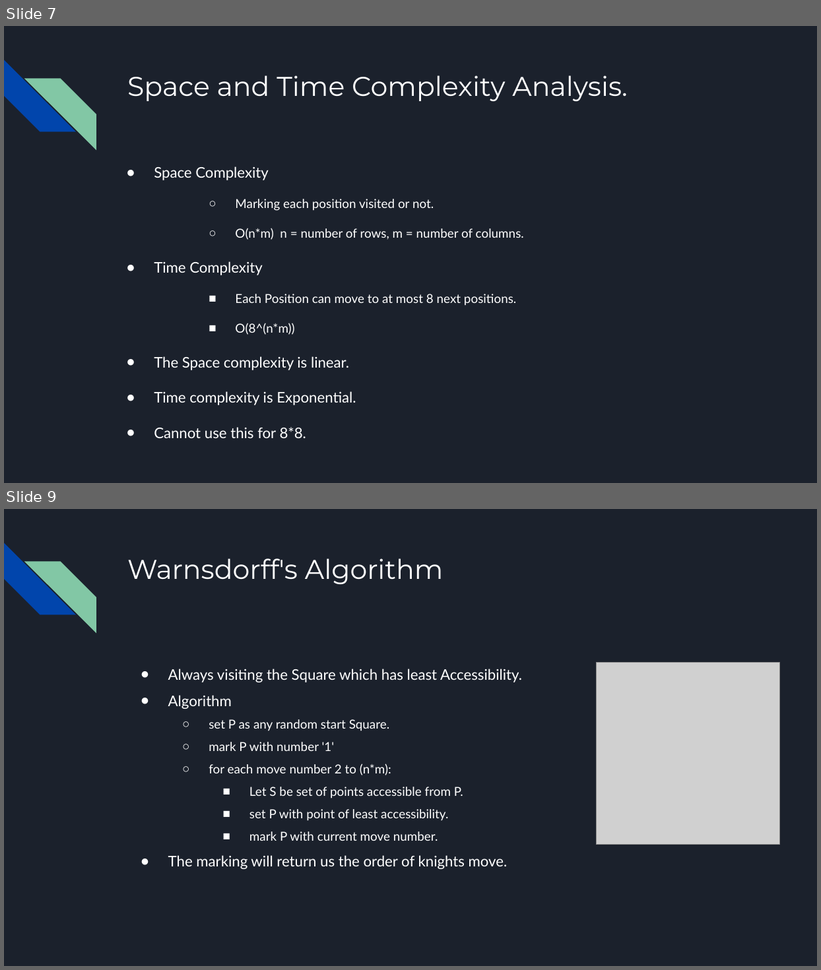
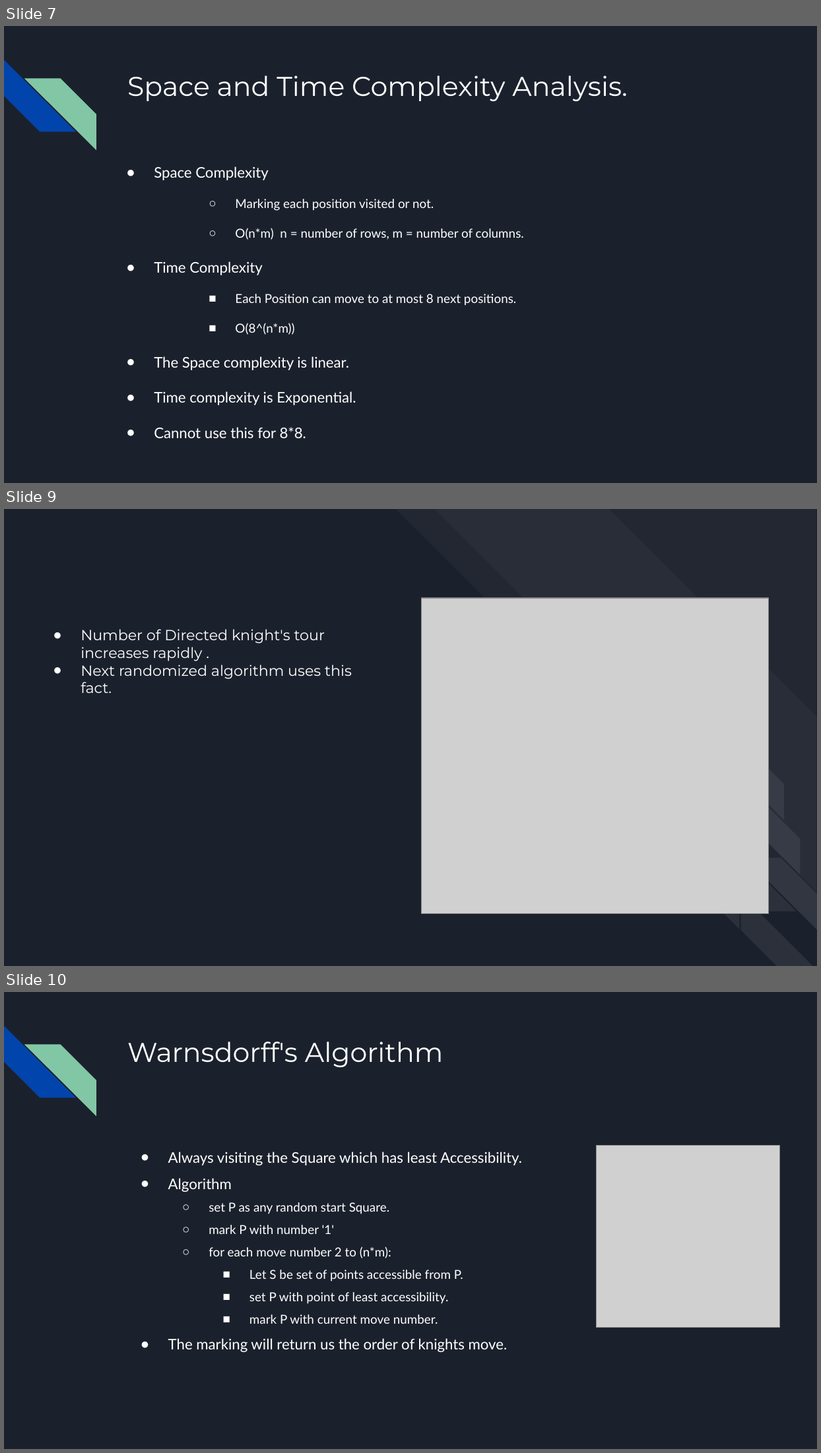
Before and after one commit to chaitanya0906/knight_tour, a slide deck: Knight's Tour.pptx. Shown one above the other, each under a label of ours: slides 7 and 9 before the commit, slides 7, 9 and 10 after it; the slides between them are not shown. The pictures are 821x970 and 821x1453 pixels, drawn with LibreOffice and Linux fonts; fonts in the diff are those of the drawing; grey boxes stand for pictures. Boxes give left, top, right and bottom in pixels: in the first picture for what was removed or moved away, otherwise in the second. Text is boxed around its words. In the diff, an @@ line names an element or a change of style, - is before the commit and + after.

```diff
--- a/Knight's Tour.pptx
+++ b/Knight's Tour.pptx
@@ slide 9 added at (4, 509, 817, 966), background #1B212C @@
@@ picture added at (421, 599, 768, 915) @@
@@ title added at (81, 629, 352, 693), 13 pt, text #FFFFFF @@
+● Number of Directed knight's tour increases rapidly .
+● Next randomized algorithm uses this fact.
@@ group added at (396, 509, 817, 966): 8 diag stripes @@
@@ what was slide 9 is now slide 10 @@
```
Also in this commit, not shown: 2 slides changed, 17 other slides added, 2 slides removed, 2 other files.
